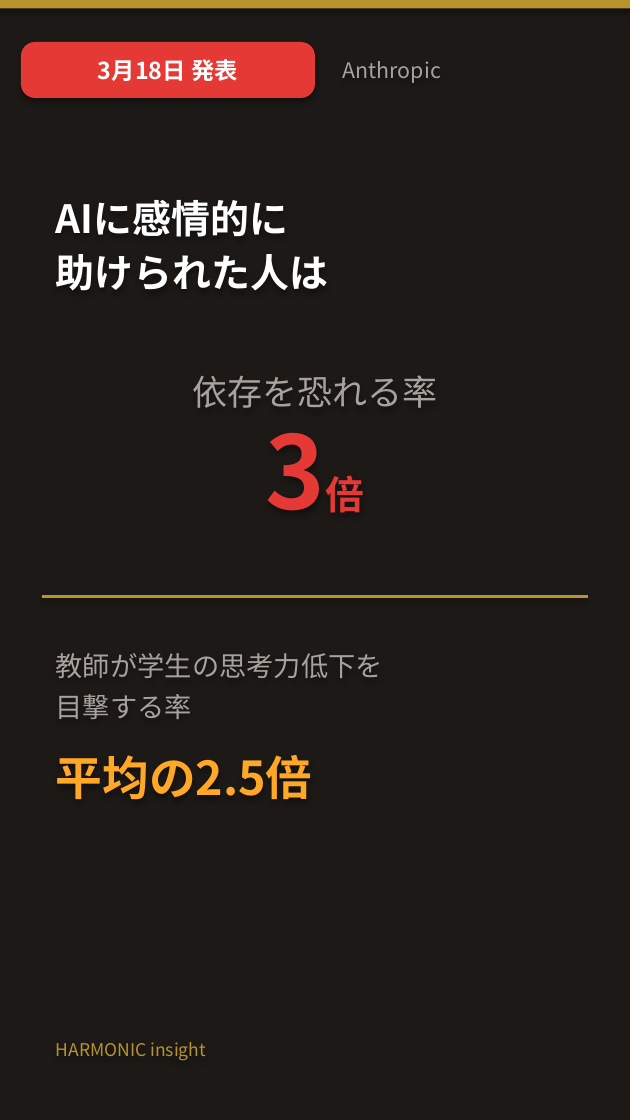
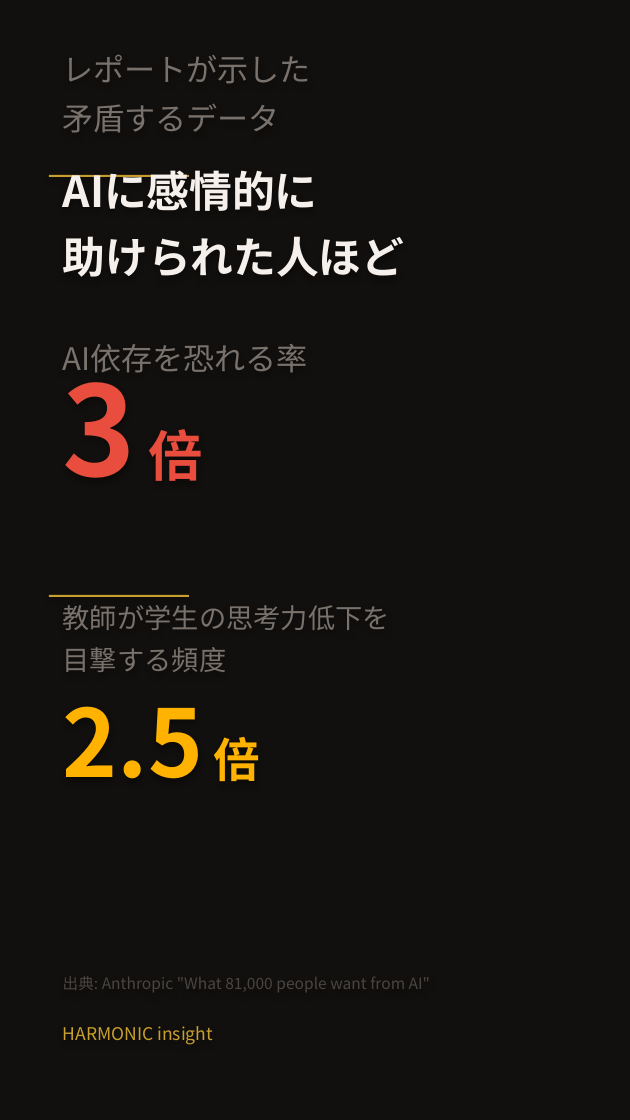
Before and after one commit to HarmonicInsight/harmonic-marketing, a slide deck: slide 2 of content/youtube/shorts/SHORT_NEWS_03_anthropic_light_shade.pptx. Drawn at 630x1120 pixels with LibreOffice and Linux fonts; fonts in the diff are those of the drawing. Boxes give left, top, right and bottom in pixels: in the first picture for what was removed or moved away, otherwise in the second. Text is boxed around its words. In the diff, an @@ line names an element or a change of style, - is before the commit and + after.

```diff
--- a/content/youtube/shorts/SHORT_NEWS_03_anthropic_light_shade.pptx
+++ b/content/youtube/shorts/SHORT_NEWS_03_anthropic_light_shade.pptx
@@ background #1C1917 to #12100E @@
@@ rectangle removed at box(0, 0, 630, 8) @@
@@ rounded rectangle removed at box(21, 42, 315, 98) @@
-3月18日 発表
@@ text added at box(63, 55, 311, 133), 16 pt, text #78716C @@
+レポートが示した
+矛盾するデータ
@@ text removed at box(343, 61, 441, 83) @@
-Anthropic
@@ text "AIに感情的に": place and size @@
-text "AIに感情的に" at box(56, 200, 329, 291)
+text "AIに感情的に" at box(63, 170, 405, 277)
@@ rectangle added at box(49, 175, 189, 176), fill #C9A02D @@
@@ text at box(63, 170, 318, 211): size 20 to 22 pt, text colour #FFFFFF to #F5F0EB in "AIに感情的に"; line spacing 1 to 1.3; less space between paragraphs @@
@@ text at box(63, 236, 405, 277): text changed; size 20 to 22 pt; text colour #FFFFFF to #F5F0EB @@
-助けられた人は
+助けられた人ほど
@@ text at box(63, 350, 202, 481): text changed; size 52 to 64 pt; text colour #E53935 to #E84D3D @@
-3倍
+3 倍
@@ text added at box(63, 344, 308, 373), 16 pt, text #78716C @@
+AI依存を恐れる率
@@ text removed at box(192, 375, 437, 408) @@
-依存を恐れる率
@@ rectangle removed at box(42, 595, 588, 598) @@
@@ rectangle added at box(49, 595, 189, 596), fill #C9A02D @@
@@ text "教師が学生の思考力低下を": place and size @@
-text "教師が学生の思考力低下を" at box(56, 653, 383, 719)
+text "教師が学生の思考力低下を" at box(63, 605, 390, 672)
@@ text at box(63, 605, 390, 630): text colour #A8A29E to #78716C in "教師が学生の思考力低下を"; line spacing 1 to 1.3; less space between paragraphs @@
@@ text at box(63, 647, 227, 672): text changed; text colour #A8A29E to #78716C @@
-目撃する率
+目撃する頻度
@@ text added at box(63, 706, 261, 781), 48 pt, text #FFB300, bold @@
+2.5 倍
@@ text removed at box(56, 755, 313, 799) @@
-平均の2.5倍
@@ text added at box(63, 976, 430, 992), 8 pt, text #4A4540 @@
+出典: Anthropic "What 81,000 people want from AI"
@@ text "HARMONIC insight": place and size @@
-text "HARMONIC insight" at box(56, 1042, 206, 1061)
+text "HARMONIC insight" at box(63, 1026, 213, 1045)
@@ text "HARMONIC insight" at box(63, 1026, 213, 1045): text colour #B8942F to #C9A02D; line spacing 1 to 1.3 @@
```
Also in this commit, not shown: 4 other slides changed, 3 other files.
